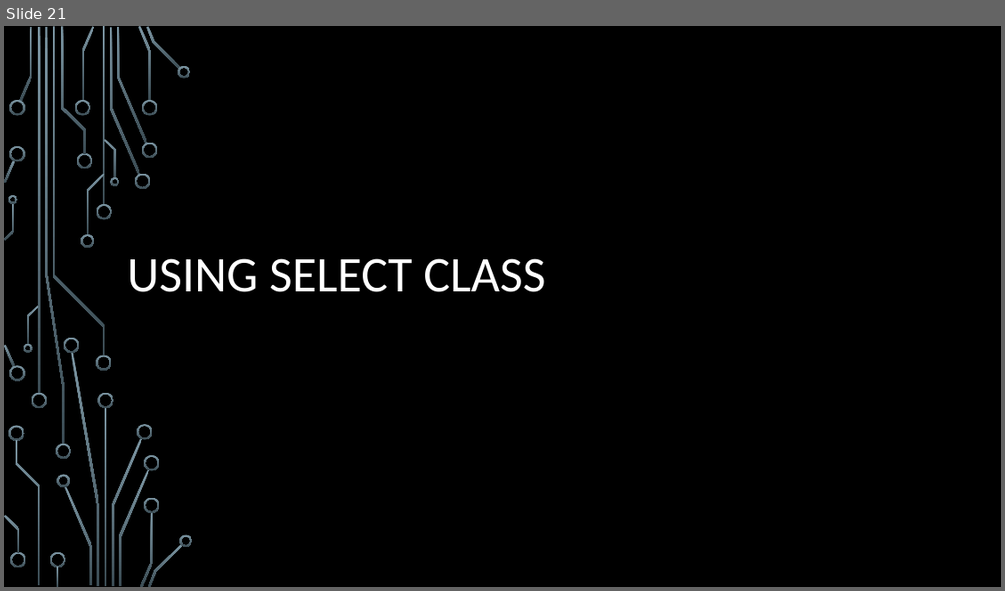
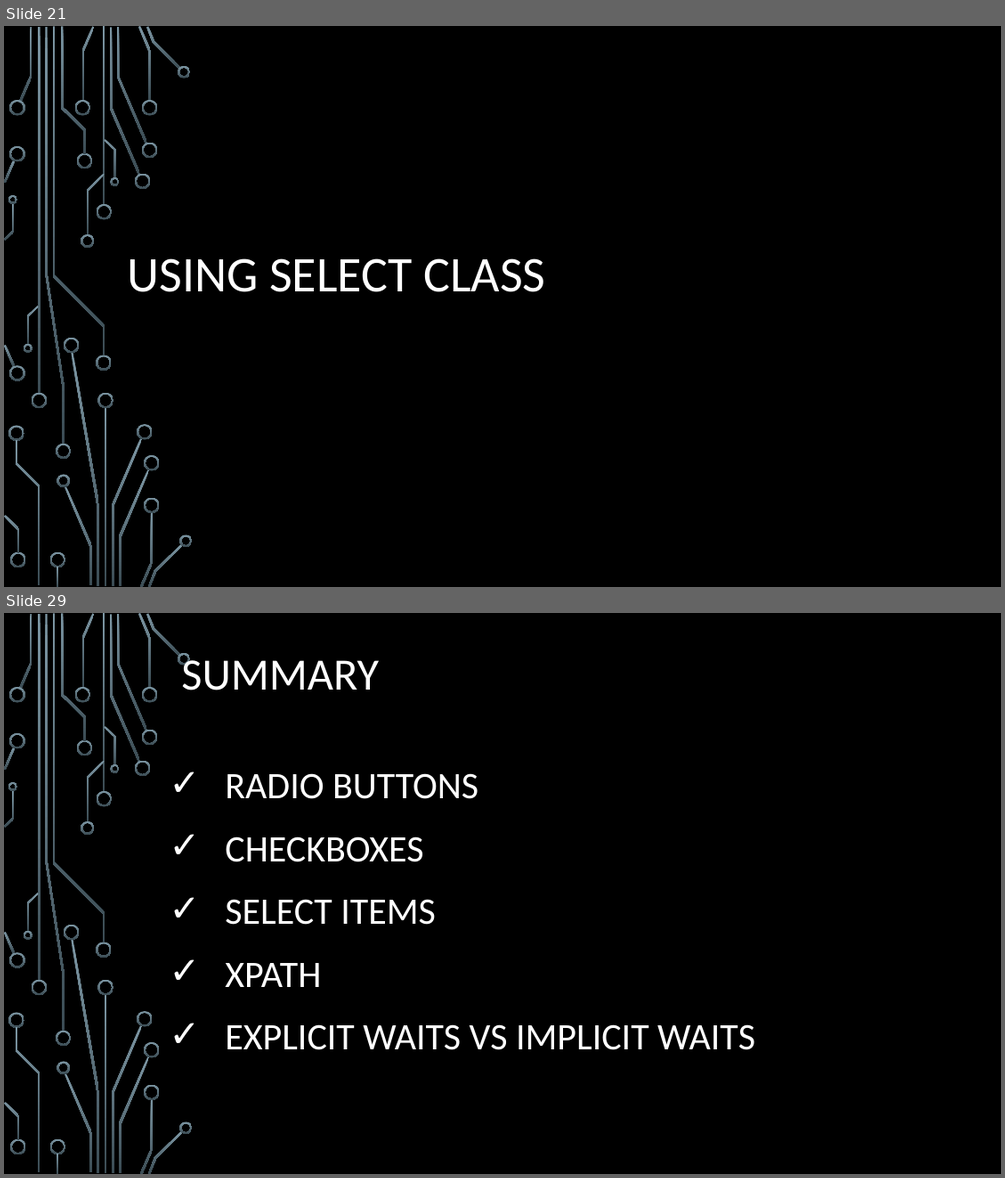
Before and after one commit to oskarCv/Selenium, a slide deck: Selenium/SeleniumFromScratch.pptx. Shown one above the other, each under a label of ours: slide 21 before the commit, slides 21 and 29 after it; the slides between them are not shown. The pictures are 1005x591 and 1005x1178 pixels, drawn with LibreOffice and Linux fonts; fonts in the diff are those of the drawing; background and template pictures are left out. Boxes give left, top, right and bottom in pixels: in the first picture for what was removed or moved away, otherwise in the second. Text is boxed around its words. In the diff, an @@ line names an element or a change of style, - is before the commit and + after.

```diff
--- a/Selenium/SeleniumFromScratch.pptx
+++ b/Selenium/SeleniumFromScratch.pptx
@@ slide 29 added at (x1=4, y1=613, x2=1001, y2=1174), background picture (left out); not listed: 54 template elements that a slide beside it also shows @@
@@ title added at (x1=181, y1=653, x2=379, y2=690), 43.2 pt, text #FFFFFF @@
+SUMMARY
@@ text added at (x1=225, y1=773, x2=755, y2=1050), 36 pt, text #FFFFFF @@
+✓ RADIO BUTTONS
+✓ CHECKBOXES
+✓ SELECT ITEMS
+✓ XPATH
+✓ EXPLICIT WAITS VS IMPLICIT WAITS
```
Also in this commit, not shown: 1 slide changed, 16 other slides added.
